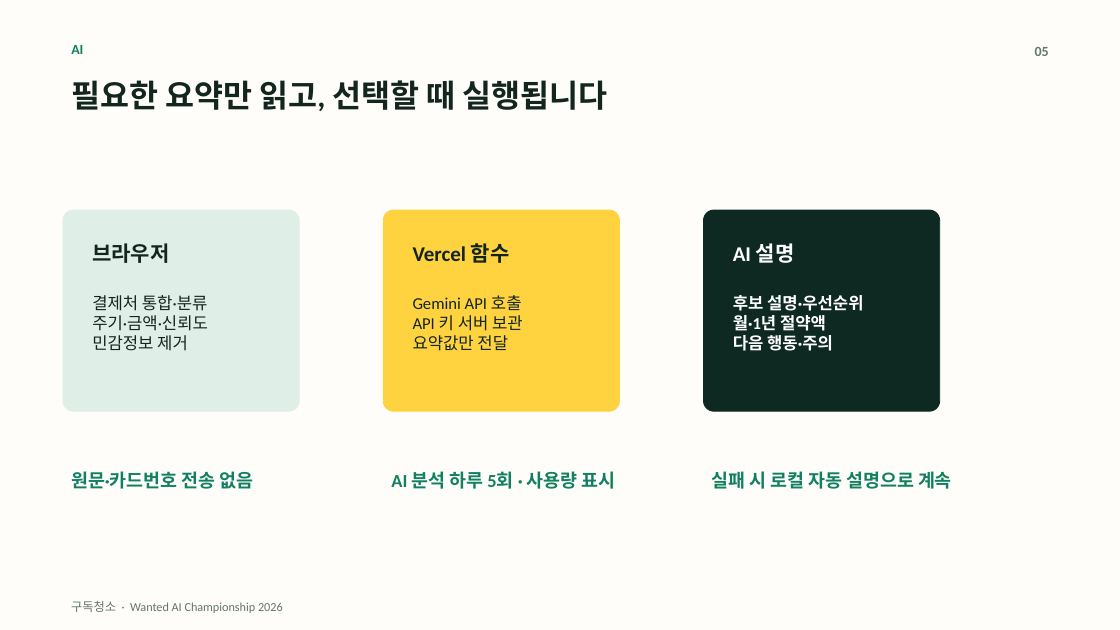
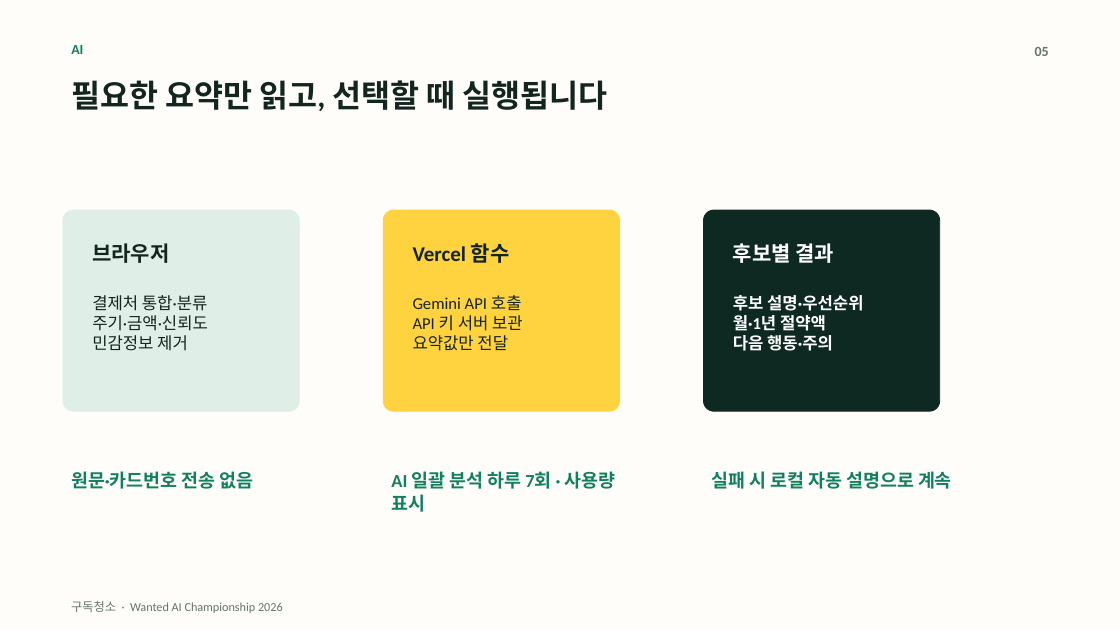
Before and after one commit to Ryui93/Subscription_Cleaning, a slide deck: slide 5 of deliverables/subscription-cleaning-wanted-ai-championship-2026.pptx. Drawn at 1120x630 pixels with LibreOffice and Linux fonts; fonts in the diff are those of the drawing. Boxes give left, top, right and bottom in pixels: in the first picture for what was removed or moved away, otherwise in the second. Text is boxed around its words. In the diff, an @@ line names an element or a change of style, - is before the commit and + after.

```diff
--- a/deliverables/subscription-cleaning-wanted-ai-championship-2026.pptx
+++ b/deliverables/subscription-cleaning-wanted-ai-championship-2026.pptx
@@ text at box(733, 243, 835, 263): text changed @@
-AI 설명
+후보별 결과
@@ text at box(391, 471, 616, 512): text changed @@
-AI 분석 하루 5회 · 사용량 표시
+AI 일괄 분석 하루 7회 · 사용량 표시
```
Also in this commit, not shown: 3 other slides changed, 10 other files.
